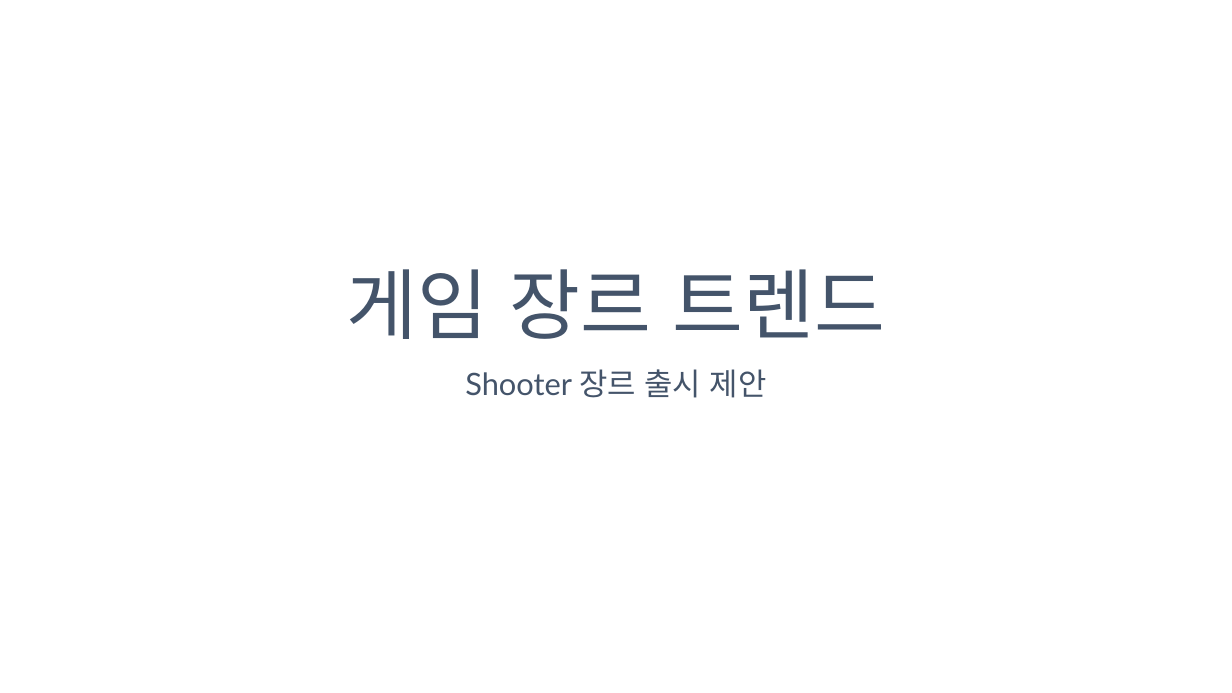
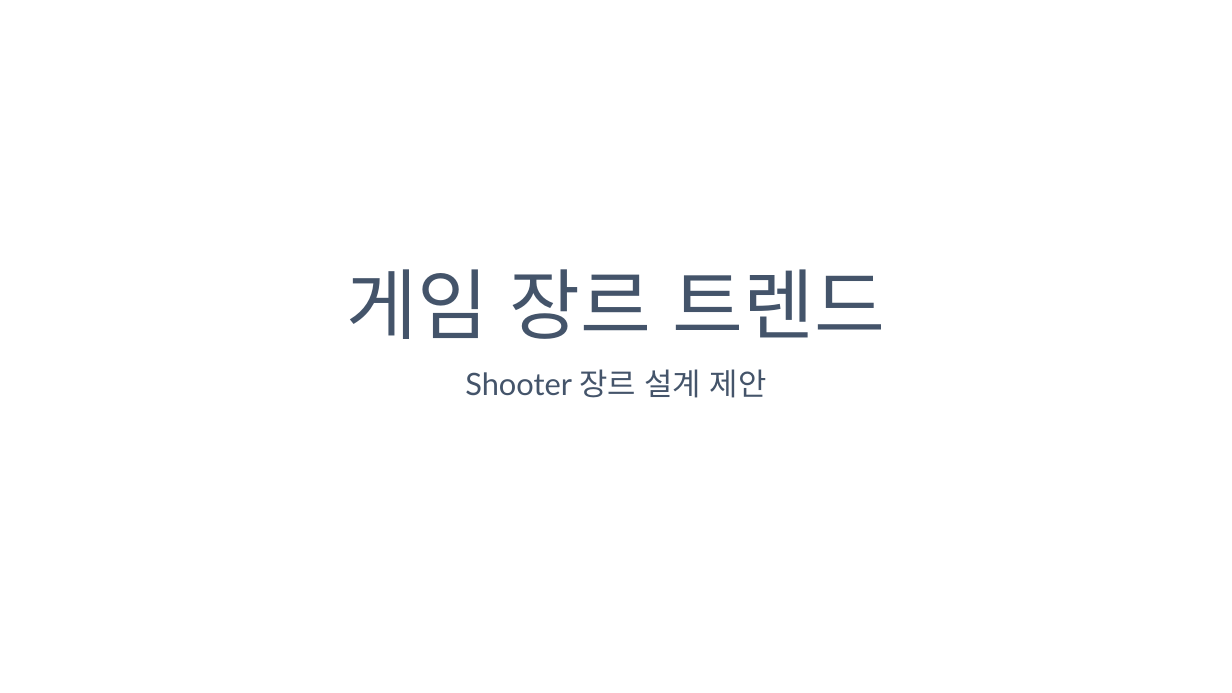
Before and after one commit to Jihyesh/codestates_projects_section1, a slide deck: slide 1 of Game Genres.pptx. Drawn at 1232x693 pixels with LibreOffice and Linux fonts; fonts in the diff are those of the drawing. Boxes give left, top, right and bottom in pixels: in the first picture for what was removed or moved away, otherwise in the second. Text is boxed around its words. In the diff, an @@ line names an element or a change of style, - is before the commit and + after.

```diff
--- a/Game Genres.pptx
+++ b/Game Genres.pptx
@@ subtitle at bbox=[465, 369, 767, 398]: text changed @@
-Shooter 장르 출시 제안
+Shooter 장르 설계 제안
```
Also in this commit, not shown: 2 other slides changed, 2 slides added.
